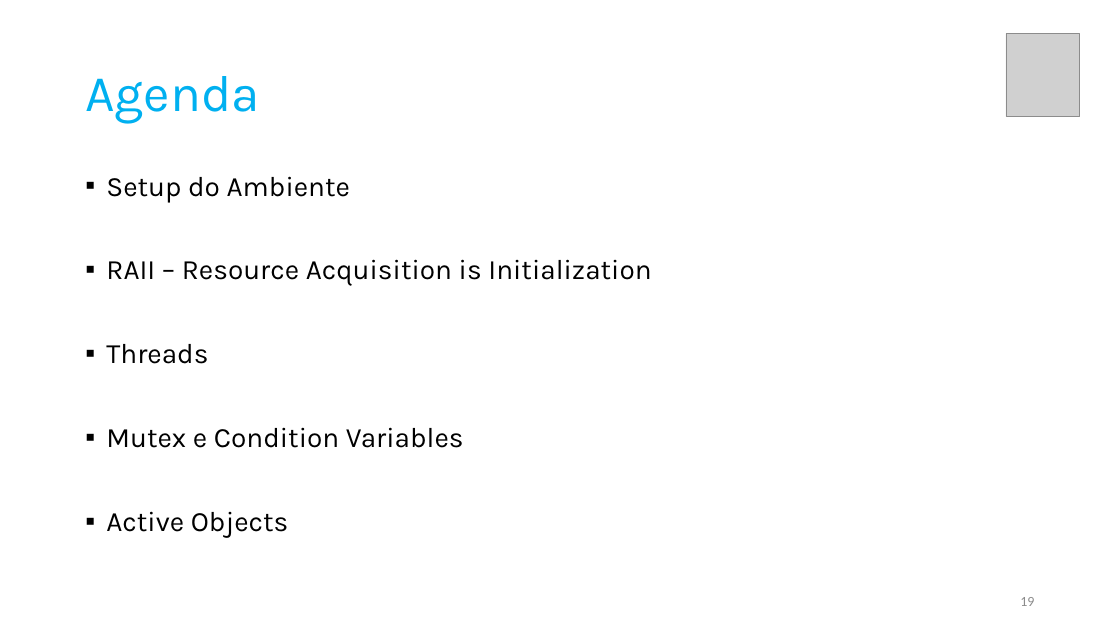
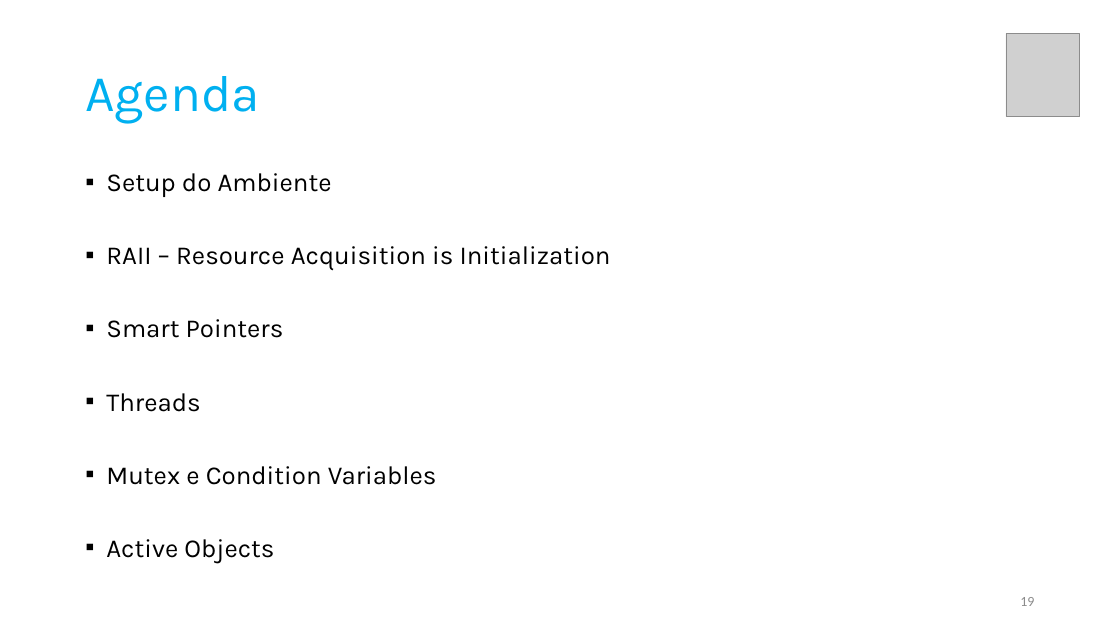
Before and after one commit to pfaco/ees_cpp, a slide deck: slide 19 of slides/C++.pptx. Drawn at 1120x630 pixels with LibreOffice and Linux fonts; fonts in the diff are those of the drawing; grey boxes stand for pictures. Boxes give left, top, right and bottom in pixels: in the first picture for what was removed or moved away, otherwise in the second. Text is boxed around its words. In the diff, an @@ line names an element or a change of style, - is before the commit and + after.

```diff
--- a/slides/C++.pptx
+++ b/slides/C++.pptx
@@ text at (x1=106, y1=173, x2=611, y2=564): size 24 to 22.2 pt in "Setup do Ambiente", "RAII – Resource Acquisition is Initialization", "Threads", "Mutex e Condition Variables" and 1 more places; line spacing 0.9 to 0.8 @@
@@ text at (x1=106, y1=319, x2=284, y2=338): paragraph added @@
+▪ Smart Pointers
```
Also in this commit, not shown: 3 other slides changed, 16 slides added, 3 slides removed, 1 other file.
